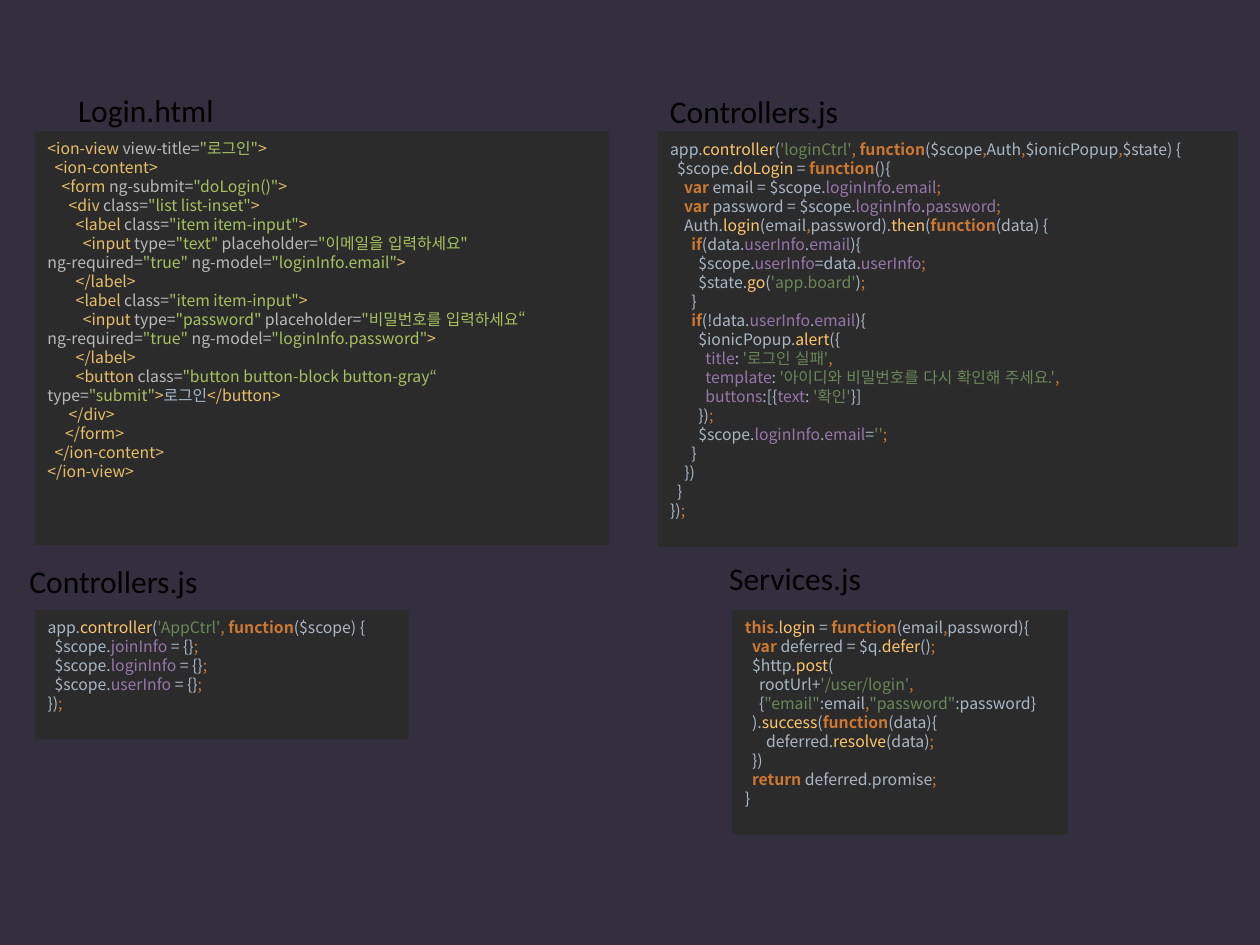
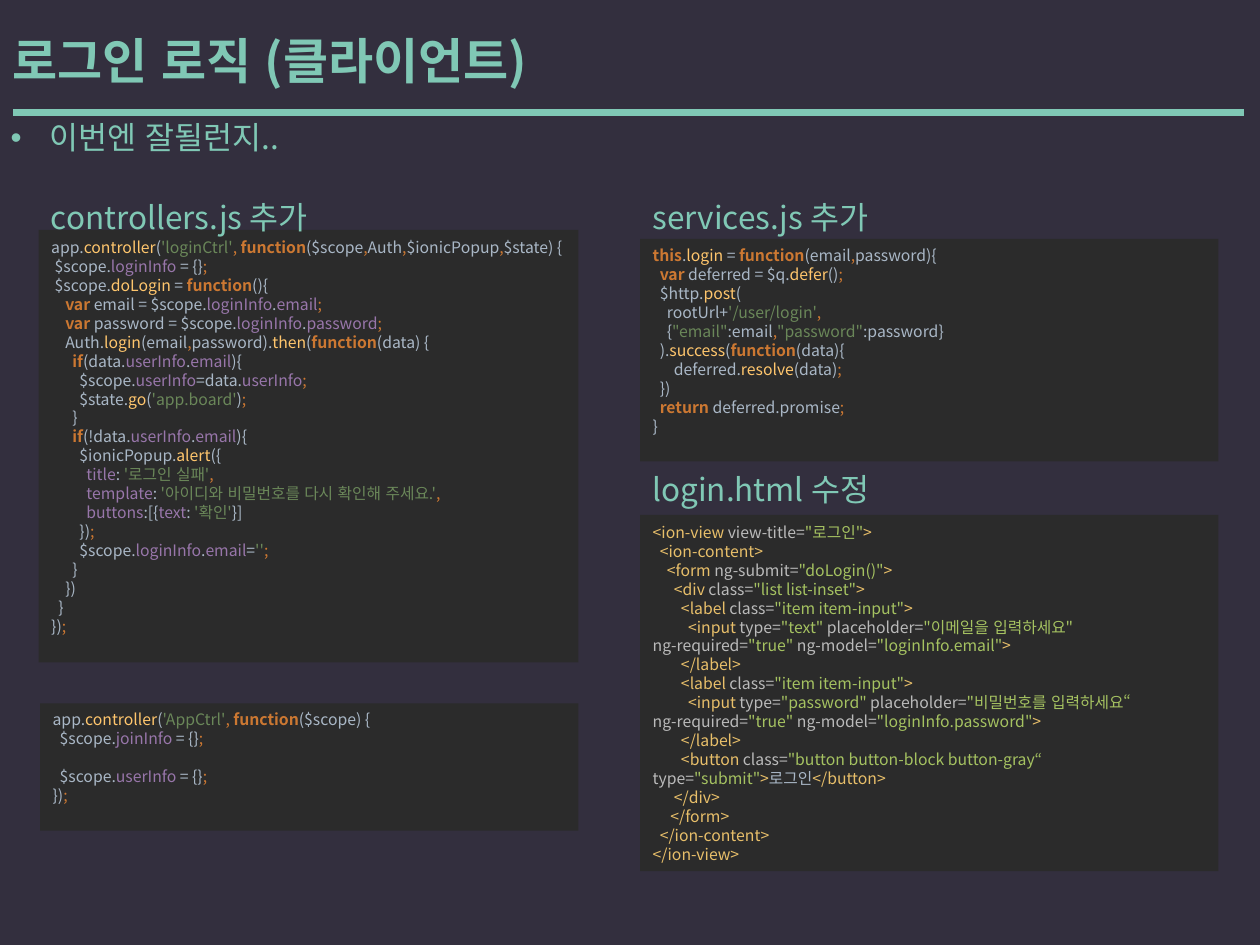
Before and after one commit to yysstory/mozzi, a slide deck: slide 66 of DOCS/1.pptx. Drawn at 1260x945 pixels with LibreOffice and Linux fonts; fonts in the diff are those of the drawing. Boxes give left, top, right and bottom in pixels: in the first picture for what was removed or moved away, otherwise in the second. Text is boxed around its words. In the diff, an @@ line names an element or a change of style, - is before the commit and + after.

```diff
--- a/DOCS/1.pptx
+++ b/DOCS/1.pptx
@@ text added at (x1=12, y1=38, x2=527, y2=89), 28 pt, text #80C8B5, bold @@
+로그인 로직 (클라이언트)
@@ line added from (16, 112) to (1240, 112), #80C8B5 4 pt @@
@@ text added at (x1=50, y1=123, x2=279, y2=152), 18 pt, text #80C8B5 @@
+• 이번엔 잘될런지..
@@ text at (x1=51, y1=203, x2=308, y2=237): text changed; font Calibri to Noto Sans CJK KR; text colour #000000 to #80C8B5 @@
-Controllers.js
+controllers.js 추가
@@ text at (x1=653, y1=203, x2=869, y2=237): text changed; font Calibri to Noto Sans CJK KR; text colour #000000 to #80C8B5 @@
-Services.js
+services.js 추가
@@ rectangle "app.controller('loginCtrl', function($scope,Auth,$ionicPopup ..." resized from (x1=658, y1=131, x2=1239, y2=547) to (x1=39, y1=229, x2=578, y2=662) @@
@@ rectangle "this.login = function(email,password){ var deferred ..." resized from (x1=732, y1=610, x2=1067, y2=834) to (x1=640, y1=239, x2=1218, y2=462) @@
@@ text in rectangle at (x1=51, y1=240, x2=554, y2=560): text changed @@
-app.controller('loginCtrl', function($scope,Auth,$ionicPopup,$state) {
-$scope.doLogin = function(){
-var email = $scope.loginInfo.email;
-var password = $scope.loginInfo.password;
-Auth.login(email,password).then(function(data) {
-if(data.userInfo.email){
-$scope.userInfo=data.userInfo;
-$state.go('app.board');
-}
-if(!data.userInfo.email){
-$ionicPopup.alert({
-title: '로그인 실패',
-template: '아이디와 비밀번호를 다시 확인해 주세요.',
-buttons:[{text: '확인'}]
-});
-$scope.loginInfo.email='';
-}
-})
-}
-});
+app.controller('loginCtrl', function($scope,Auth,$ionicPopup,$state) {
+$scope.loginInfo = {};
+$scope.doLogin = function(){
+var email = $scope.loginInfo.email;
+var password = $scope.loginInfo.password;
+Auth.login(email,password).then(function(data) {
+if(data.userInfo.email){
+$scope.userInfo=data.userInfo;
+$state.go('app.board');
+}
+if(!data.userInfo.email){
+$ionicPopup.alert({
+title: '로그인 실패',
+template: '아이디와 비밀번호를 다시 확인해 주세요.',
+buttons:[{text: '확인'}]
+});
+$scope.loginInfo.email='';
+}
+})
+}
+});
@@ text at (x1=652, y1=475, x2=869, y2=509): text changed; font Calibri to Noto Sans CJK KR; text colour #000000 to #80C8B5 @@
-Login.html
+login.html 수정
@@ rectangle "<ion-view view-title="로그인"> <ion-content> <form ng-submit="d ..." resized from (x1=35, y1=131, x2=610, y2=544) to (x1=640, y1=515, x2=1218, y2=872) @@
@@ text removed at (x1=29, y1=571, x2=197, y2=598) @@
-Controllers.js
@@ rectangle "app.controller('AppCtrl', function($scope) { $scope.joinInfo ..." resized from (x1=35, y1=610, x2=408, y2=740) to (x1=40, y1=703, x2=578, y2=830) @@
@@ text in rectangle at (x1=53, y1=712, x2=361, y2=786): text changed @@
-app.controller('AppCtrl', function($scope) {
-$scope.joinInfo = {};
-$scope.loginInfo = {};
-$scope.userInfo = {};
-});
+app.controller('AppCtrl', function($scope) {
+$scope.joinInfo = {};
+$scope.userInfo = {};
+});
```
Also in this commit, not shown: 43 other slides changed, 7 slides added, 8 slides removed.
